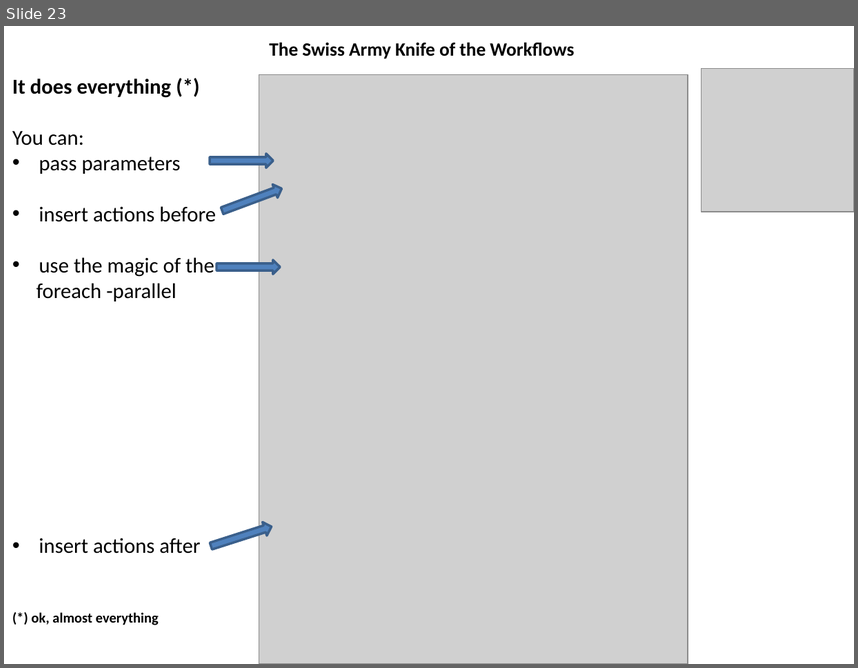
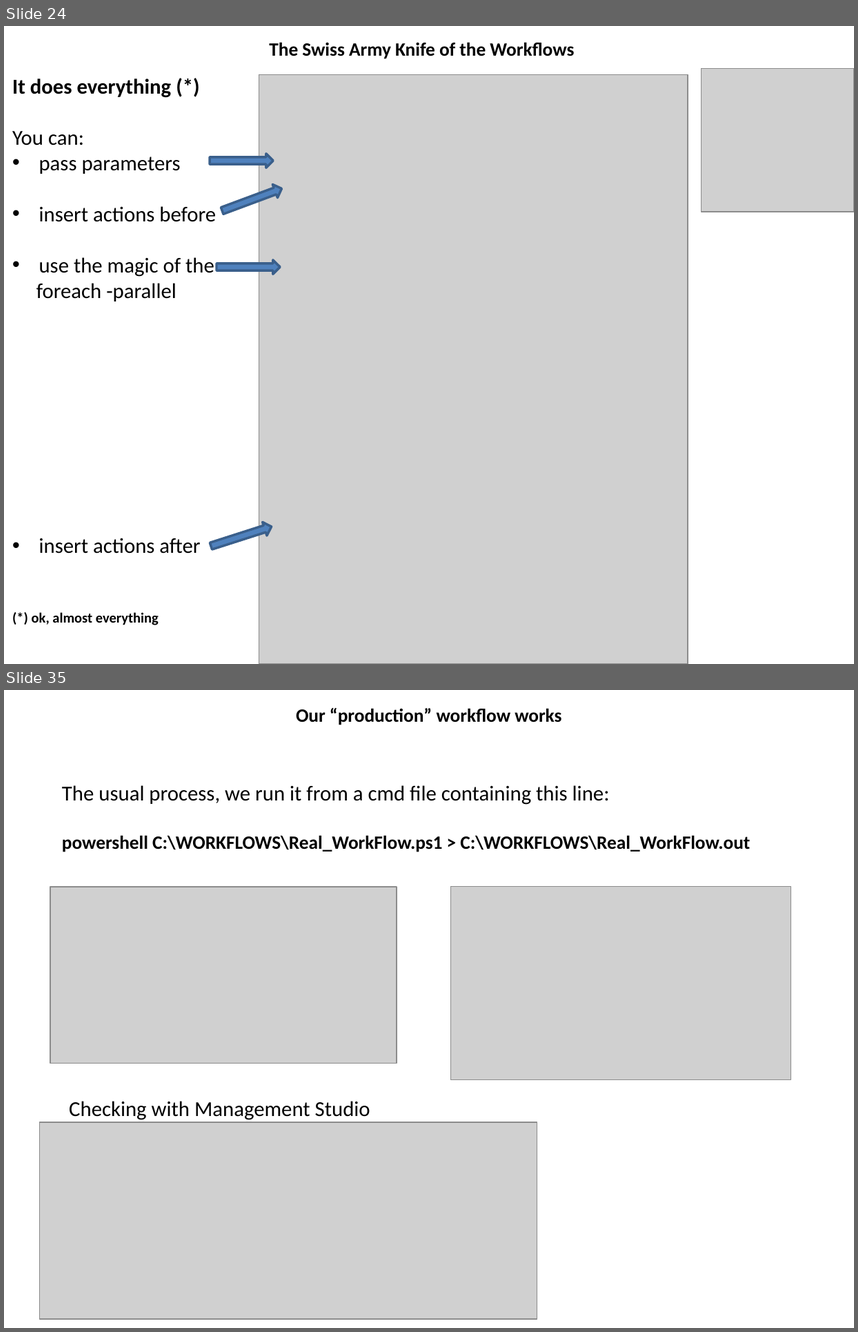
Before and after one commit to wildgrok/PowerShell, a slide deck: PowerShell From The Trenches - Workflows.pptx. Shown one above the other, each under a label of ours: slide 23 before the commit, slides 24 and 35 after it; the slides between them are not shown. The pictures are 858x668 and 858x1332 pixels, drawn with LibreOffice and Linux fonts; fonts in the diff are those of the drawing; grey boxes stand for pictures. Boxes give left, top, right and bottom in pixels: in the first picture for what was removed or moved away, otherwise in the second. Text is boxed around its words. In the diff, an @@ line names an element or a change of style, - is before the commit and + after.

```diff
--- a/PowerShell From The Trenches - Workflows.pptx
+++ b/PowerShell From The Trenches - Workflows.pptx
@@ slide 35 added at (4, 690, 854, 1328), background #FFFFFF @@
@@ title added at (296, 708, 562, 725), 16 pt, text #000000, bold @@
+Our “production” workflow works
@@ text added at (62, 785, 750, 852), 16 pt, text #000000, bold @@
+The usual process, we run it from a cmd file containing this line:
+powershell C:\WORKFLOWS\Real_WorkFlow.ps1 > C:\WORKFLOWS\Real_WorkFlow.out
@@ picture added at (50, 887, 397, 1063) @@
@@ picture added at (451, 887, 791, 1079) @@
@@ text added at (69, 1101, 370, 1120), 18 pt, text #000000 @@
+Checking with Management Studio
@@ picture added at (40, 1122, 537, 1318) @@
@@ what was slide 23 is now slide 24 @@
```
Also in this commit, not shown: 20 slides changed, 20 other slides added, 2 slides removed.
